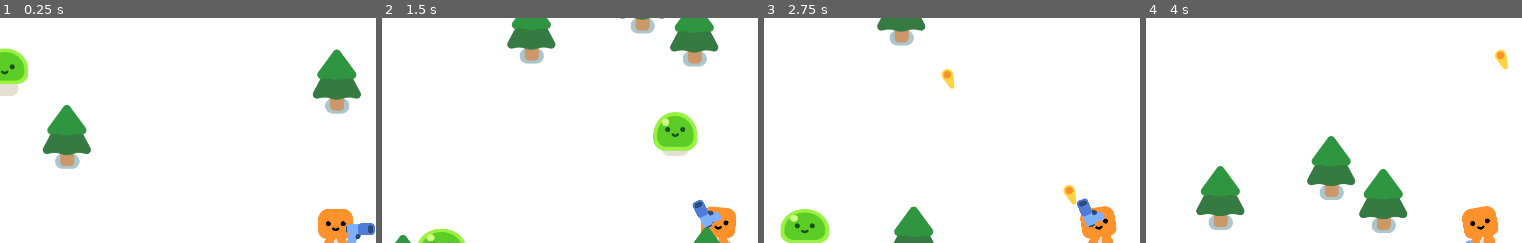
Above: before the commit, frames 1-4 (left to right).
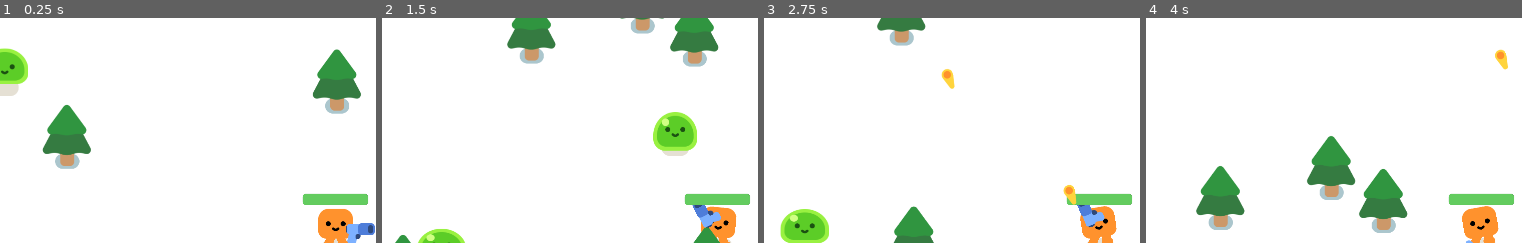
Above: after the commit, the same moments.

Repository: azfaHasan/godot-learning-vampire-survival-game
Game: Godot game, scene res://survivors_game.tscn
The game is run twice, just before and just after one commit, with the same random seed, the same clock (stepped at 60 frames per second) and the same inputs.
Inputs:
- Up to frame 1 (0.25 s): no input
- Up to frame 2 (1.5 s): hold D (move_right) 0.53-1.28 s; hold S (move_down) from 1.28 s (still down)
- Up to frame 3 (2.75 s): release S (move_down) at 2.03 s; hold D (move_right) from 2.03 s (still down)
- Up to frame 4 (4 s): release D (move_right) at 2.78 s; hold W (move_up) 2.78-3.53 s; hold A (move_left) from 3.53 s (still down)
The pictures show only the part of the screen within x 9-59%, y 0-50%; the shares and areas given below are measured in that part.

The runs differ from the first frame. In frame 1, 0.8% of the frame differs, in the area x 80-98%, y 78-84%; in frame 2, 0.8%; in frame 3, 0.8%; in frame 4, 0.8%.

Commit message:
helath-system-update
- add progress bar
- add collision damage
- add signal to end the game

Diff:
--- a/player.gd
+++ b/player.gd
@@ -1,4 +1,6 @@
 extends CharacterBody2D
+
+signal health_depleted
 
 var health = 100.0
 
@@ -11,3 +13,12 @@
 		$HappyBoo.play_walk_animation()
 	else:
 		$HappyBoo.play_idle_animation()
+
+	const DAMAGE_RATE = 5.0
+	var overlapping_mobs = %HurtBox.get_overlapping_bodies()
+	if overlapping_mobs.size() > 0:
+		health -= DAMAGE_RATE * overlapping_mobs.size() * delta
+		$ProgressBar.value = health
+
+		if health <= 0.0:
+			health_depleted.emit()
--- a/player.tscn
+++ b/player.tscn
@@ -6,6 +6,23 @@
 
 [sub_resource type="CircleShape2D" id="CircleShape2D_onrkg"]
 radius = 30.0167
+
+[sub_resource type="CircleShape2D" id="CircleShape2D_i3pqv"]
+radius = 35.0571
+
+[sub_resource type="StyleBoxFlat" id="StyleBoxFlat_i3pqv"]
+bg_color = Color(0.152941, 0.168627, 0.188235, 1)
+corner_radius_top_left = 8
+corner_radius_top_right = 8
+corner_radius_bottom_right = 8
+corner_radius_bottom_left = 8
+
+[sub_resource type="StyleBoxFlat" id="StyleBoxFlat_hqtel"]
+bg_color = Color(0.388235, 0.8, 0.372549, 1)
+corner_radius_top_left = 8
+corner_radius_top_right = 8
+corner_radius_bottom_right = 8
+corner_radius_bottom_left = 8
 
 [node name="Player" type="CharacterBody2D"]
 script = ExtResource("1_onrkg")
@@ -20,3 +37,23 @@
 
 [node name="Gun" parent="." instance=ExtResource("3_i3pqv")]
 position = Vector2(0, -22)
+
+[node name="HurtBox" type="Area2D" parent="."]
+unique_name_in_owner = true
+collision_layer = 0
+collision_mask = 2
+
+[node name="CollisionShape2D" type="CollisionShape2D" parent="HurtBox"]
+shape = SubResource("CircleShape2D_i3pqv")
+debug_color = Color(0.947394, 0.136294, 0.468268, 0.42)
+
+[node name="ProgressBar" type="ProgressBar" parent="."]
+unique_name_in_owner = true
+offset_left = -80.0
+offset_top = -118.0
+offset_right = 77.0
+offset_bottom = -91.0
+theme_override_styles/background = SubResource("StyleBoxFlat_i3pqv")
+theme_override_styles/fill = SubResource("StyleBoxFlat_hqtel")
+value = 100.0
+show_percentage = false
Not shown: 1 places in player.tscn that only renumber resources
